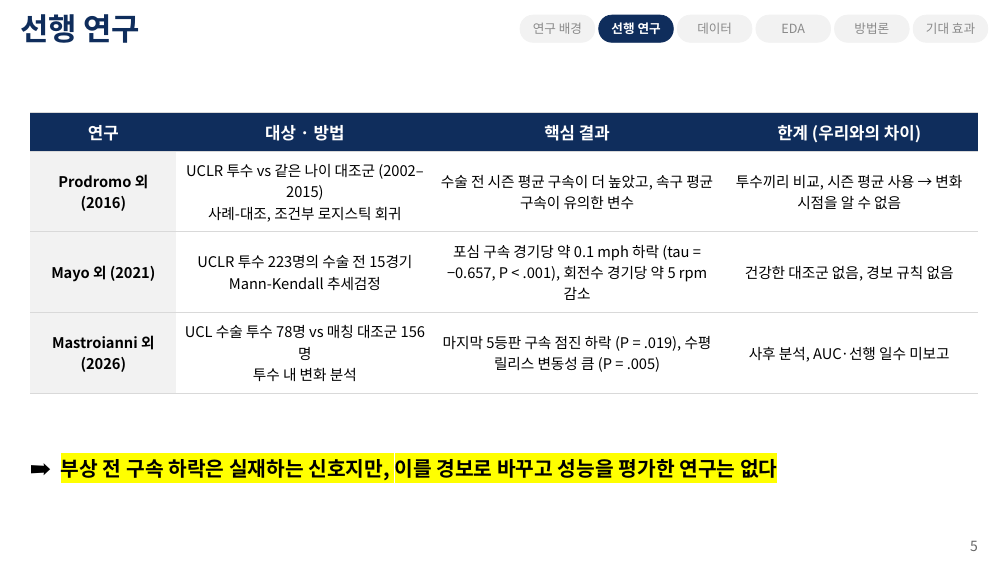
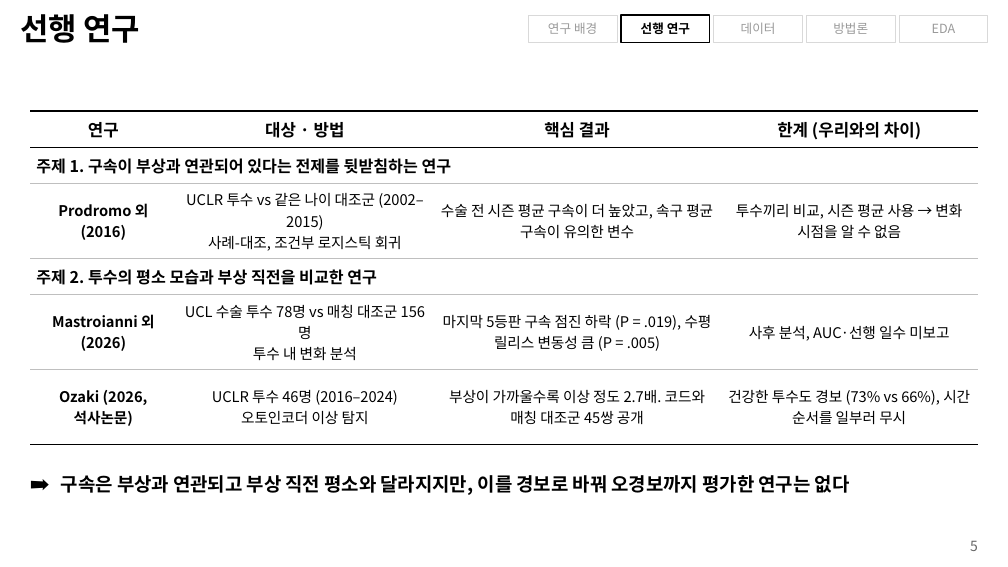
Before and after one commit to chirisjmmm/timeseries, a slide deck: slide 5 of presentation/투수부상_조기경보_제안발표_KO.pptx. Drawn at 1008x567 pixels with LibreOffice and Linux fonts; fonts in the diff are those of the drawing; background and template pictures are left out. Boxes give left, top, right and bottom in pixels: in the first picture for what was removed or moved away, otherwise in the second. Text is boxed around its words. In the diff, an @@ line names an element or a change of style, - is before the commit and + after.

```diff
--- a/presentation/투수부상_조기경보_제안발표_KO.pptx
+++ b/presentation/투수부상_조기경보_제안발표_KO.pptx
@@ title "선행 연구" at (20, 14, 141, 43): text colour #0F2D5C to #000000 @@
@@ rectangle "연구 배경": place and size @@
-rectangle "연구 배경" at (520, 15, 595, 42)
+rectangle "연구 배경" at (528, 15, 617, 42)
@@ rectangle "선행 연구": place and size @@
-rectangle "선행 연구" at (599, 15, 673, 42)
+rectangle "선행 연구" at (621, 15, 710, 42)
@@ rectangle "선행 연구" at (621, 15, 710, 42): text colour #FFFFFF to #000000; rounded rectangle to rectangle; fill #0F2D5C to none; outline #0F2D5C 0.5 pt to #000000 1 pt @@
@@ rectangle "데이터": place and size @@
-rectangle "데이터" at (677, 15, 752, 42)
+rectangle "데이터" at (714, 15, 802, 42)
@@ rectangle "방법론": place and size @@
-rectangle "방법론" at (835, 15, 909, 42)
+rectangle "방법론" at (806, 15, 895, 42)
@@ text colour #8A8A8A to #9A9A9A; rounded rectangle to rectangle; fill #F2F2F2 to none; outline #F2F2F2 0.5 pt to #D9D9D9 0.5 pt in 4 elements at (528, 15, 617, 42), (714, 15, 802, 42), (806, 15, 895, 42), (899, 15, 988, 42) @@
@@ rectangle "EDA": place and size @@
-rectangle "EDA" at (756, 15, 831, 42)
+rectangle "EDA" at (899, 15, 988, 42)
@@ rounded rectangle removed at (913, 15, 988, 42) @@
-기대 효과
@@ table at (30, 111, 978, 430) @@
+row 2: 주제 1. 구속이 부상과 연관되어 있다는 전제를 뒷받침하는 연구 |  |  | 
-row 3: Mayo 외 (2021) | UCLR 투수 223명의 수술 전 15경기 / Mann-Kendall 추세검정 | 포심 구속 경기당 약 0.1 mph 하락 (tau = −0.657, P < .001), 회전수 경기당 약 5 rpm 감소 | 건강한 대조군 없음, 경보 규칙 없음
+row 4: 주제 2. 투수의 평소 모습과 부상 직전을 비교한 연구 |  |  | 
+row 6: Ozaki (2026, 석사논문) | UCLR 투수 46명 (2016–2024) / 오토인코더 이상 탐지 | 부상이 가까울수록 이상 정도 2.7배. 코드와 매칭 대조군 45쌍 공개 | 건강한 투수도 경보 (73% vs 66%), 시간 순서를 일부러 무시
@@ text at (61, 475, 850, 495): text changed; size 14.5 to 13.5 pt @@
-➡ 부상 전 구속 하락은 실재하는 신호지만, 이를 경보로 바꾸고 성능을 평가한 연구는 없다
+➡ 구속은 부상과 연관되고 부상 직전 평소와 달라지지만, 이를 경보로 바꿔 오경보까지 평가한 연구는 없다
```
Also in this commit, not shown: 17 other slides changed, 3 slides removed, 1 other file.
